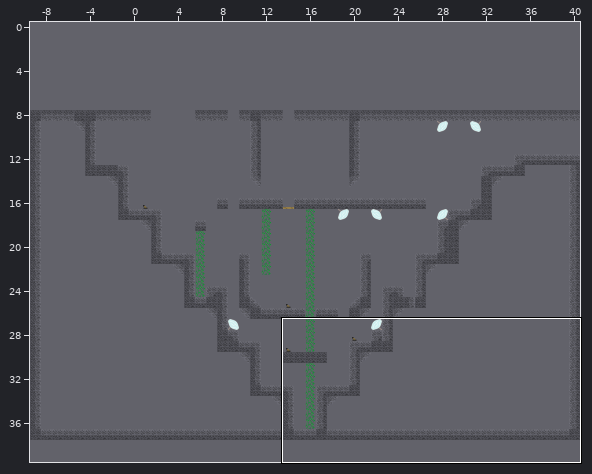
Tiled map: android/assets/level9.tmx. The picture above shows the old version from afar; the outline marks the close-up.
Close-up. Old version:
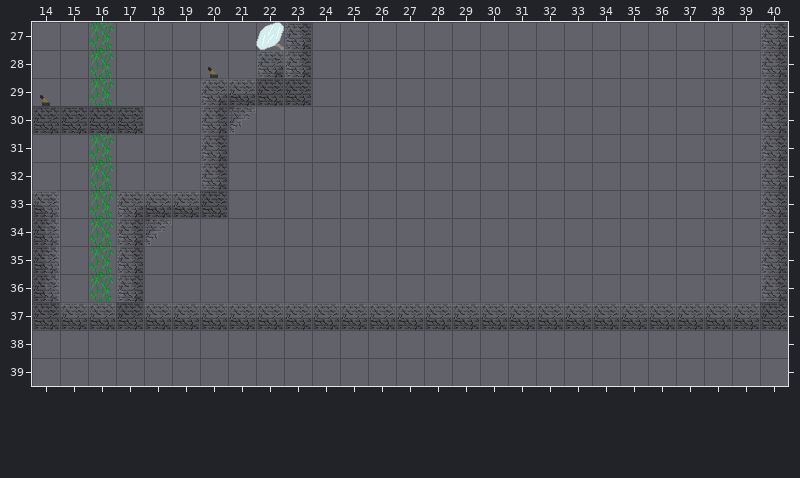
Cells are 32x32 px. Shown: x 14..40, y 27..39. The commit also changed other parts of the map, which this record leaves out. The old version is drawn lined up with the new one.
Once edited:
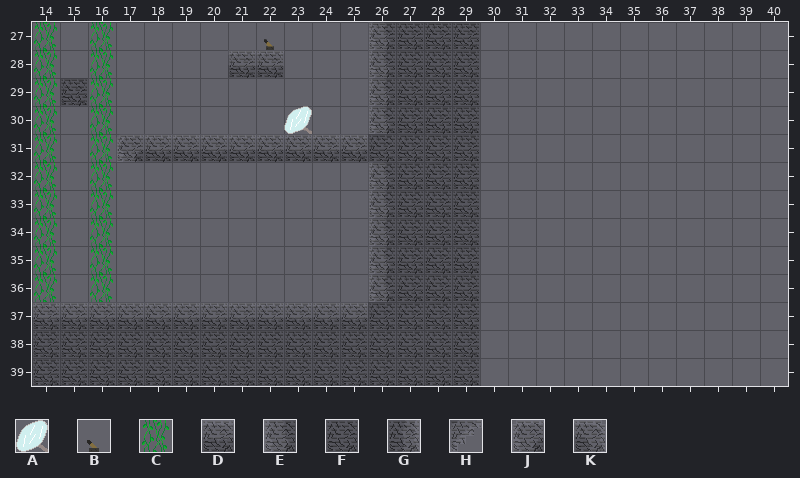
Key: from "objects": A 33, B 43, C 48; from "tileset": D 1, E 4, F 5, G 6, H 10, J 12, K 13.
_ is an empty cell.
Objects are placed by their top-left corner, in cells (3,4 is the top-left corner of cell 3,4); size is 1x1 cell unless given.
What changed:
map size 50x30 -> 30x40 cells (old content now starts at -9,8; both pictures use the new coordinates)
Layer "Kachelebene 1":
Tile A now appears in row 30 at x 23.
The author changed tile A to tile B in row 27 at x 22.
The author changed tile B to tile C in row 29 at x 14.
The author changed tile F to tile C in row 30 at x 14 and 16.
The author changed tile G to tile C in rows 34 to 36 at x 14.
The author changed tile K to tile C in row 33 at x 14.
Tile C now appears in rows 27 to 28 at x 14; in rows 31 to 32 at x 14.
The author changed tile E to tile D in row 31 at x 20.
The author changed tile F to tile D in row 37 at x 14 and 17.
The author changed tile J to tile D in row 28 at x 22.
Tile D now appears in row 28 at x 21; in row 31 at x 18 to 19 and 21 to 25.
Tile E now appears in rows 27 to 30 at x 26; in rows 32 to 36 at x 26.
The author changed tile D to tile F in row 37 at x 26 to 29.
Tile F now appears in rows 27 to 28 at x 27 to 29; in row 29 at x 15 and 27 to 29; in row 30 at x 27 to 29; in row 31 at x 26 to 29; in rows 32 to 36 at x 27 to 29; in rows 38 to 39 at x 14 to 29.
Tile J now appears in row 31 at x 17.
The edit erases tile B in row 28 at x 20.
The edit erases tile D in row 29 at x 21; in row 33 at x 18 to 19; in row 37 at x 30 to 39.
The edit erases tile E in rows 27 to 28 at x 23 and 40; in row 29 at x 40; in row 30 at x 20 and 40; in row 31 at x 40; in row 32 at x 20 and 40; in row 33 at x 40.
The edit erases tile E in rows 34 to 36 at x 17 and 40.
The edit erases tile F in row 29 at x 22 to 23; in row 30 at x 15 and 17; in row 33 at x 20; in row 37 at x 40.
The edit erases tile H in row 30 at x 21; in row 34 at x 18.
The edit erases tile J in row 29 at x 20; in row 33 at x 17.
Layer "objectLayer":
Object B at 14,29 becomes B at 22,27.
Object B at 20,28 is removed.
